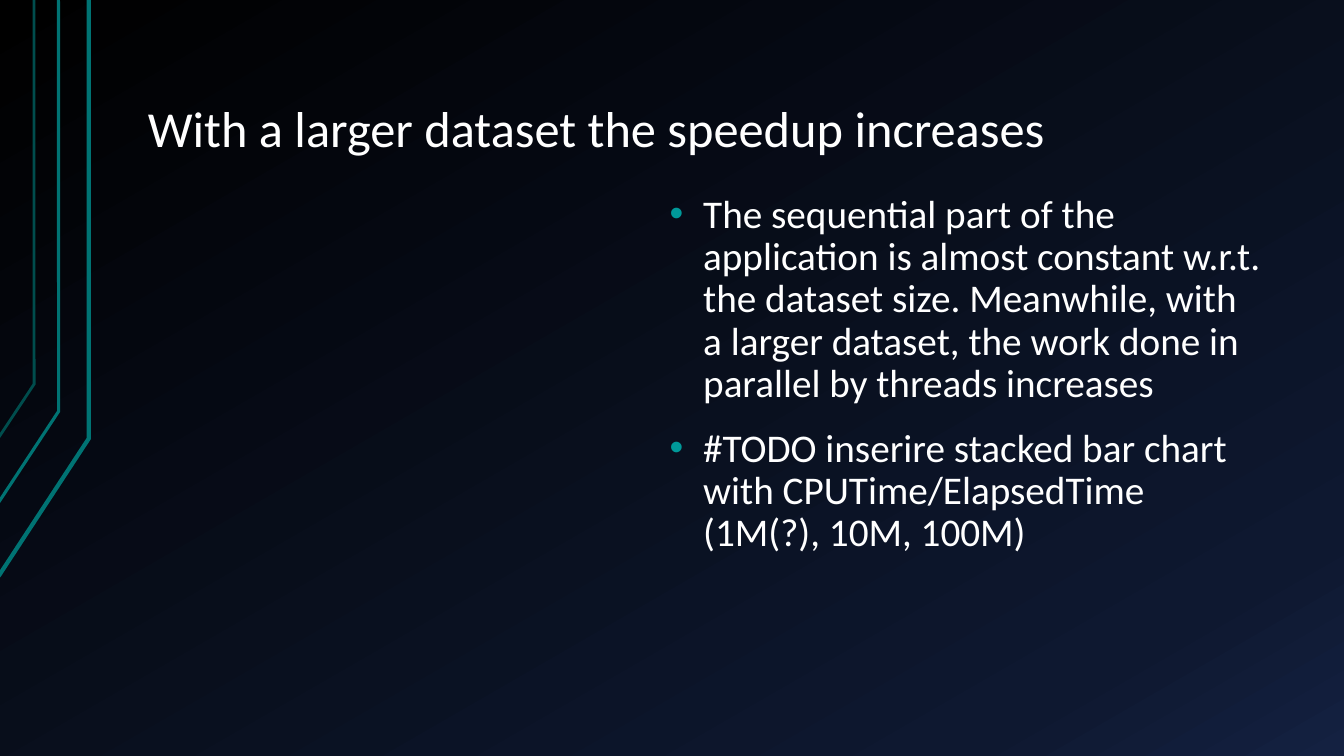
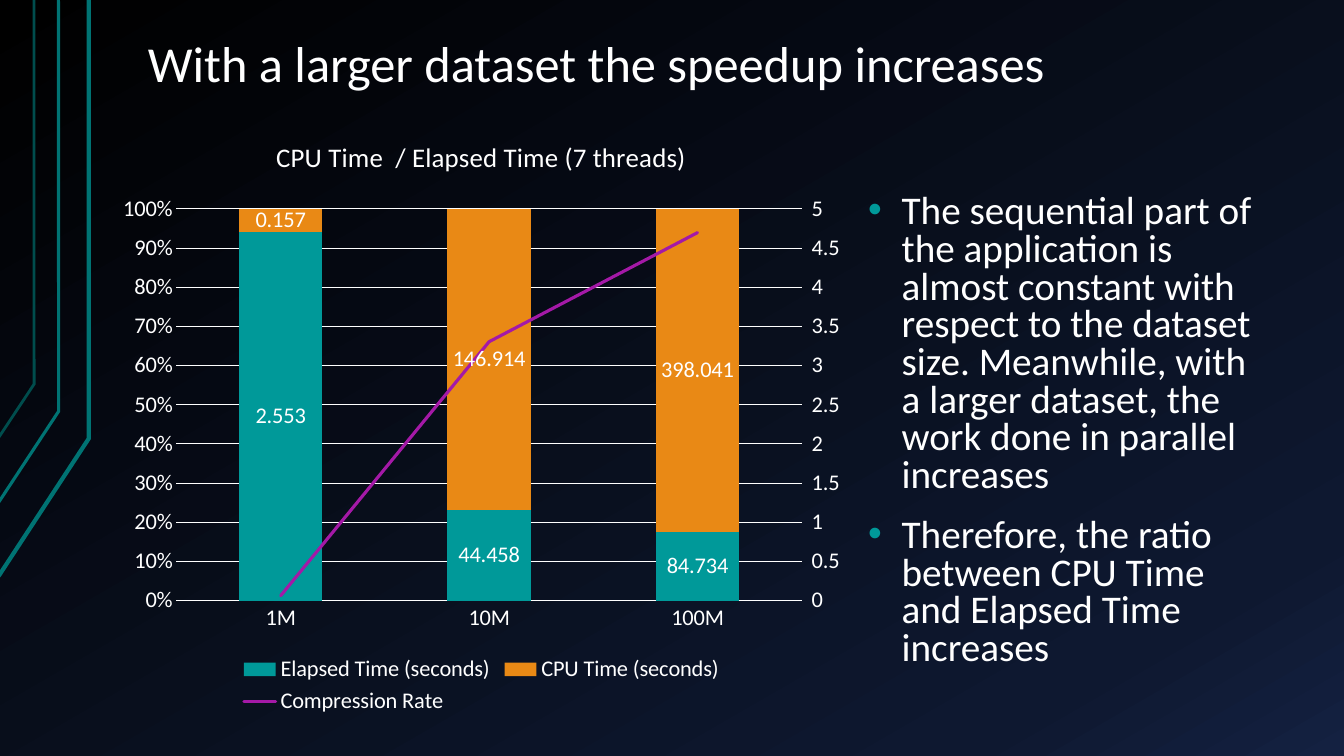
Before and after one commit to glmquint/K-Means-local, a slide deck: slide 11 of documentazione/presentazione.pptx. Drawn at 1344x756 pixels with LibreOffice and Linux fonts; fonts in the diff are those of the drawing. Boxes give left, top, right and bottom in pixels: in the first picture for what was removed or moved away, otherwise in the second. Text is boxed around its words. In the diff, an @@ line names an element or a change of style, - is before the commit and + after.

Commit message:
work on presentazione

```diff
--- a/documentazione/presentazione.pptx
+++ b/documentazione/presentazione.pptx
@@ title "With a larger dataset the ...": place and size @@
-title "With a larger dataset the ..." at [148,112,1045,156]
+title "With a larger dataset the ..." at [148,47,1045,91]
@@ column stacked 100% chart added at [108,116,854,719] @@
+title "CPU Time  / Elapsed Time (7 threads) "
+categories: 1M, 10M, 100M
+Elapsed Time (seconds): 2.553, 44.458, 84.734
+CPU Time (seconds): 0.157, 146.914, 398.041
+Compression Rate: 0.1, 3.3, 4.7
@@ text at [902,196,1252,662]: text changed @@
-• The sequential part of the application is almost constant w.r.t. the dataset size. Meanwhile, with a larger dataset, the work done in parallel by threads increases
-• #TODO inserire stacked bar chart with CPUTime/ElapsedTime (1M(?), 10M, 100M)
+• The sequential part of the application is almost constant with respect to the dataset size. Meanwhile, with a larger dataset, the work done in parallel increases
+• Therefore, the ratio between CPU Time and Elapsed Time increases
```
Also in this commit, not shown: 3 other files.
